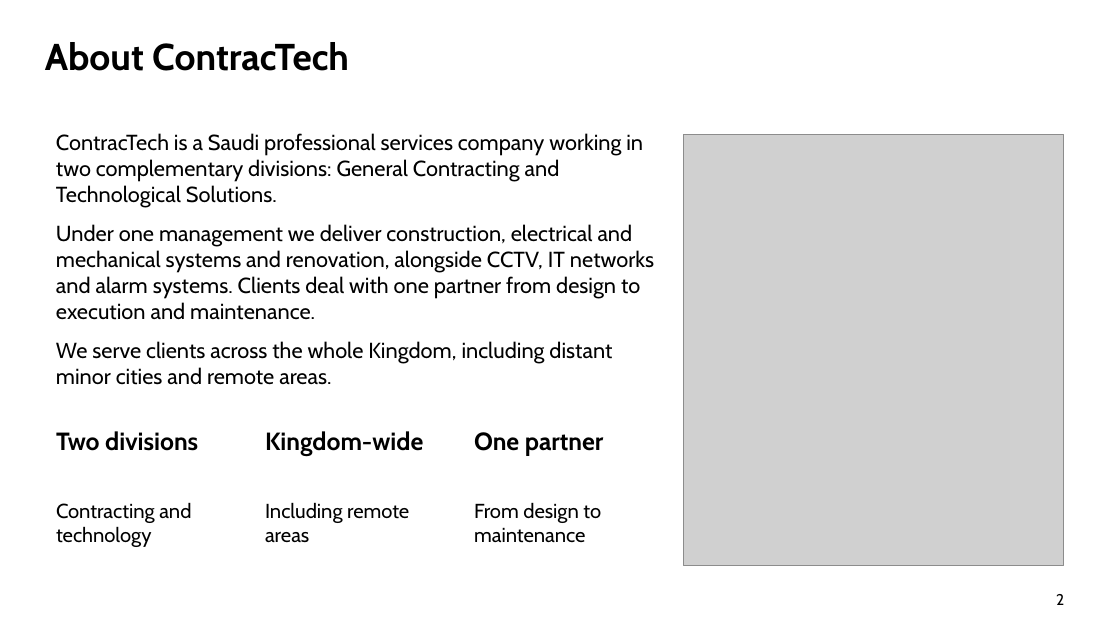
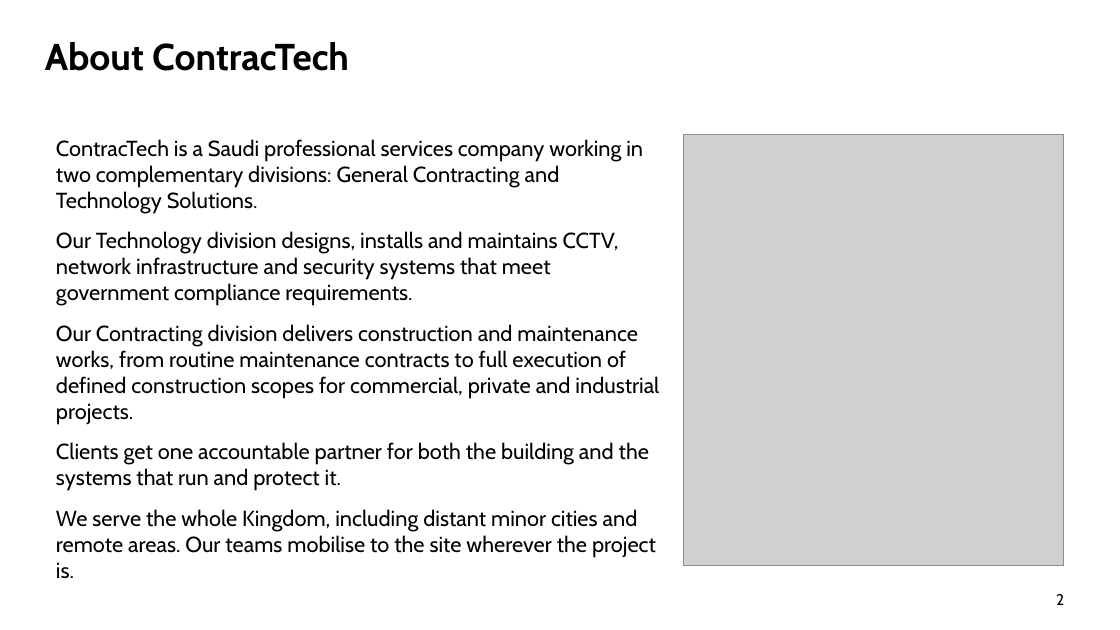
Before and after one commit to urkTish/CCTV, a slide deck: slide 2 of docs/company-profile/ContracTech-Company-Profile-EN.pptx. Drawn at 1120x630 pixels with LibreOffice and Linux fonts; fonts in the diff are those of the drawing; grey boxes stand for pictures; background and template pictures are left out. Boxes give left, top, right and bottom in pixels: in the first picture for what was removed or moved away, otherwise in the second. Text is boxed around its words. In the diff, an @@ line names an element or a change of style, - is before the commit and + after.

```diff
--- a/docs/company-profile/ContracTech-Company-Profile-EN.pptx
+++ b/docs/company-profile/ContracTech-Company-Profile-EN.pptx
@@ text at [56, 139, 659, 579]: text changed @@
-ContracTech is a Saudi professional services company working in two complementary divisions: General Contracting and Technological Solutions.
-Under one management we deliver construction, electrical and mechanical systems and renovation, alongside CCTV, IT networks and alarm systems. Clients deal with one partner from design to execution and maintenance.
-We serve clients across the whole Kingdom, including distant minor cities and remote areas.
+ContracTech is a Saudi professional services company working in two complementary divisions: General Contracting and Technology Solutions.
+Our Technology division designs, installs and maintains CCTV, network infrastructure and security systems that meet government compliance requirements.
+Our Contracting division delivers construction and maintenance works, from routine maintenance contracts to full execution of defined construction scopes for commercial, private and industrial projects.
+Clients get one accountable partner for both the building and the systems that run and protect it.
+We serve the whole Kingdom, including distant minor cities and remote areas. Our teams mobilise to the site wherever the project is.
@@ text removed at [56, 431, 198, 451] @@
-Two divisions
@@ text removed at [265, 431, 423, 455] @@
-Kingdom-wide
@@ text removed at [474, 432, 604, 455] @@
-One partner
@@ text removed at [56, 502, 191, 547] @@
-Contracting and technology
@@ text removed at [265, 502, 409, 542] @@
-Including remote areas
@@ text removed at [474, 502, 601, 543] @@
-From design to maintenance
```
Also in this commit, not shown: 7 other slides changed, 8 other files.
